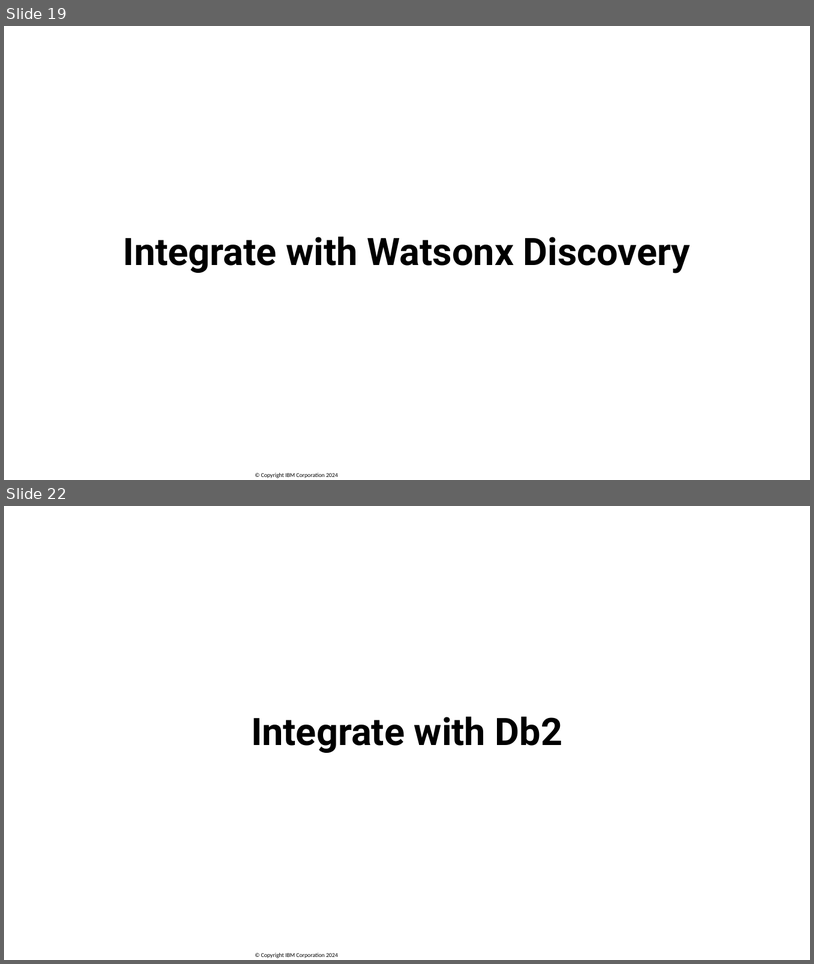
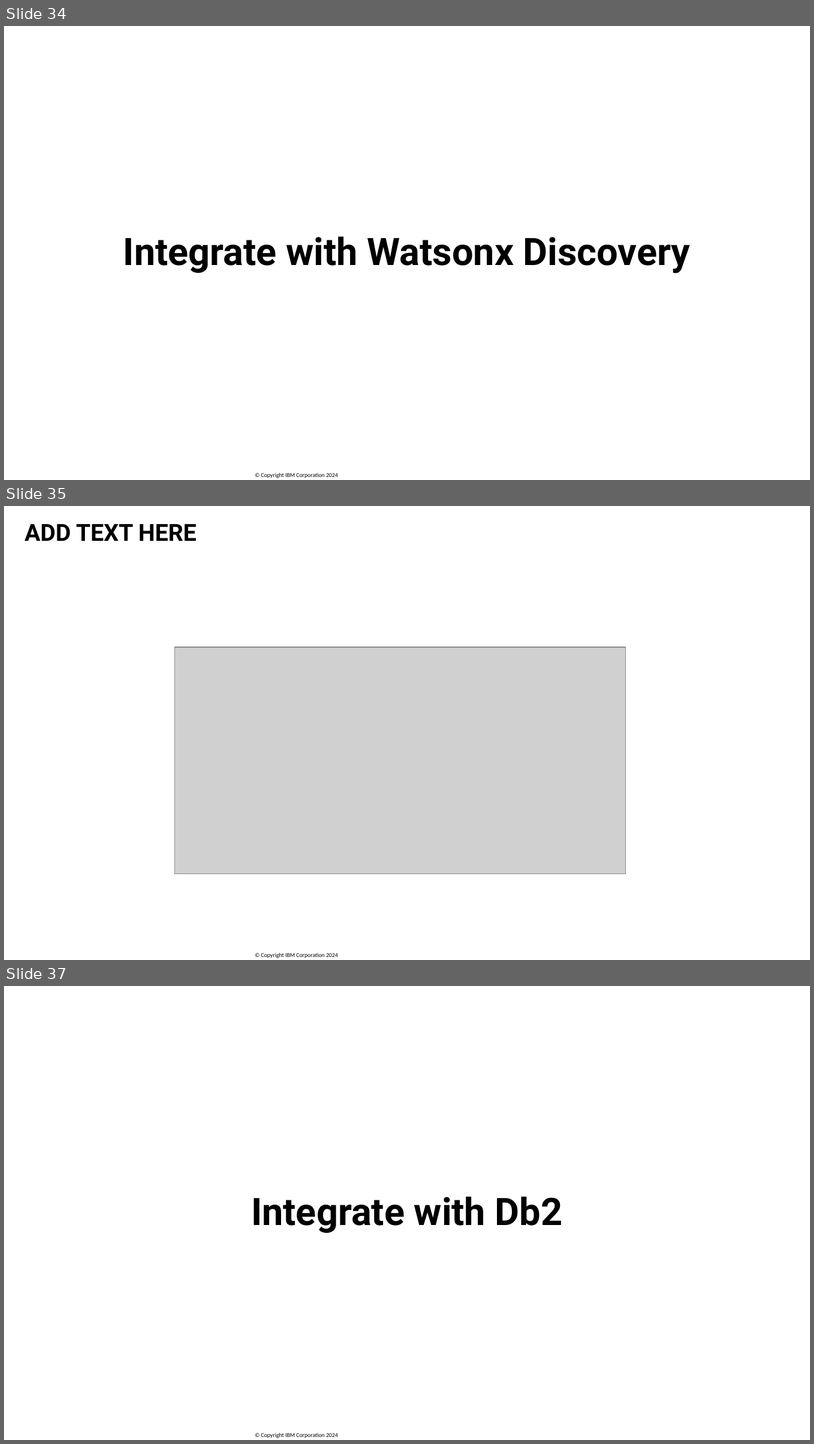
Before and after one commit to SanjulaGanepola/ibmi-talks, a slide deck: Build a Watson AI Chatbot from Db2/Build-a-Watson-AI-Chatbot-from-Db2.pptx. Shown one above the other, each under a label of ours: slides 19 and 22 before the commit, slides 34, 35 and 37 after it; the slides between them are not shown. The pictures are 814x964 and 814x1444 pixels, drawn with LibreOffice and Linux fonts; fonts in the diff are those of the drawing; grey boxes stand for pictures; background and template pictures are left out. Boxes give left, top, right and bottom in pixels: in the first picture for what was removed or moved away, otherwise in the second. Text is boxed around its words. In the diff, an @@ line names an element or a change of style, - is before the commit and + after.

```diff
--- a/Build a Watson AI Chatbot from Db2/Build-a-Watson-AI-Chatbot-from-Db2.pptx
+++ b/Build a Watson AI Chatbot from Db2/Build-a-Watson-AI-Chatbot-from-Db2.pptx
@@ slide 35 added at [4, 506, 810, 960], background #FFFFFF; not listed: 1 template element that a slide beside it also shows @@
@@ title added at [24, 524, 197, 541], 28 pt, text #000000, bold @@
+ADD TEXT HERE
@@ picture added at [174, 647, 626, 873] @@
@@ what was slide 19 is now slide 34 @@
@@ what was slide 22 is now slide 37 @@
```
Also in this commit, not shown: 2 slides changed, 28 other slides added, 8 slides removed.
